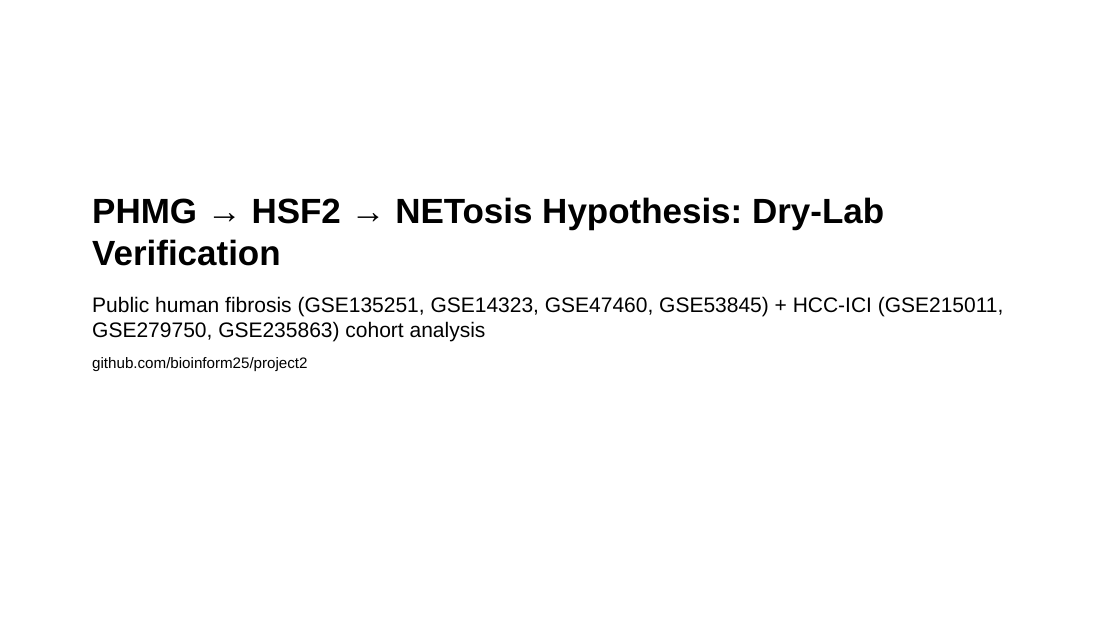
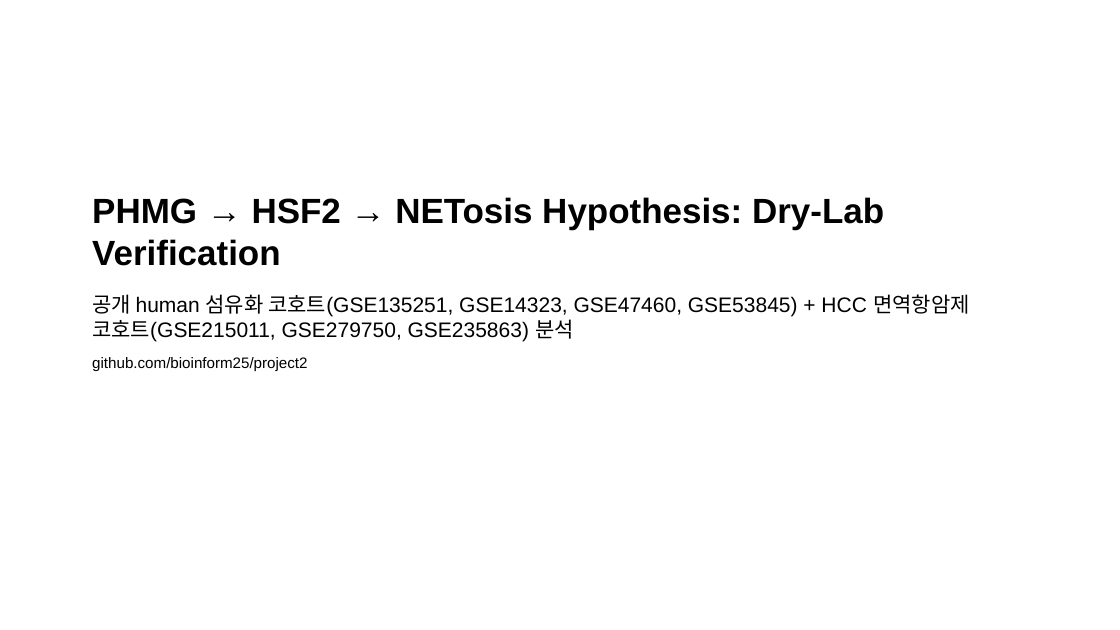
Before and after one commit to bioinform25/project2, a slide deck: slide 1 of presentation/dry_lab_summary.pptx. Drawn at 1120x630 pixels with LibreOffice and Linux fonts; fonts in the diff are those of the drawing. Boxes give left, top, right and bottom in pixels: in the first picture for what was removed or moved away, otherwise in the second. Text is boxed around its words. In the diff, an @@ line names an element or a change of style, - is before the commit and + after.

```diff
--- a/presentation/dry_lab_summary.pptx
+++ b/presentation/dry_lab_summary.pptx
@@ text at box(92, 294, 970, 342): text changed @@
-Public human fibrosis (GSE135251, GSE14323, GSE47460, GSE53845) + HCC-ICI (GSE215011, GSE279750, GSE235863) cohort analysis
+공개 human 섬유화 코호트(GSE135251, GSE14323, GSE47460, GSE53845) + HCC 면역항암제 코호트(GSE215011, GSE279750, GSE235863) 분석
```
Also in this commit, not shown: 17 other slides changed, 1 slide added, 1 slide removed, 1 other file.
